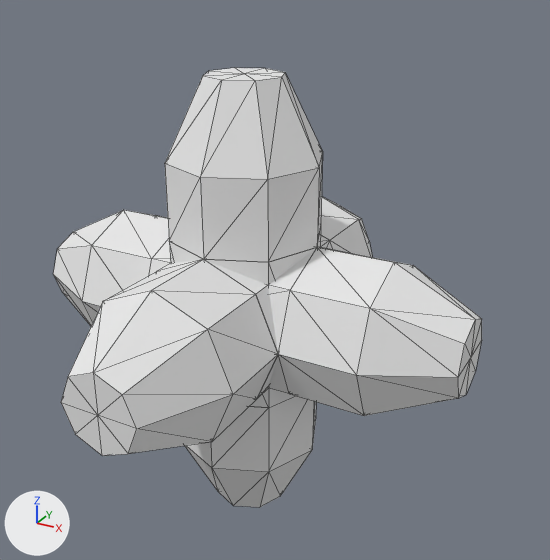
The OBJ model src/main/resources/assets/nyasamarailway/models/blocks/pillar_big.obj: old version first, new version second.
Camera for both pictures: a 50 mm lens placed at (19.0, -31.6, 17.5), pointed at (1.0, 1.1, 1.2). The lights are fixed; the arrows at lower left show +X, +Y and +Z. Mesh edges are drawn as thin lines. Where no turn or scale is listed for an object, it has been applied to the vertices.

Names of what the first picture shows: '00', '01', '1', '1e', '2', '2e', '3', '3e', '4', '4e', '5', '5e', '6', '6e'.
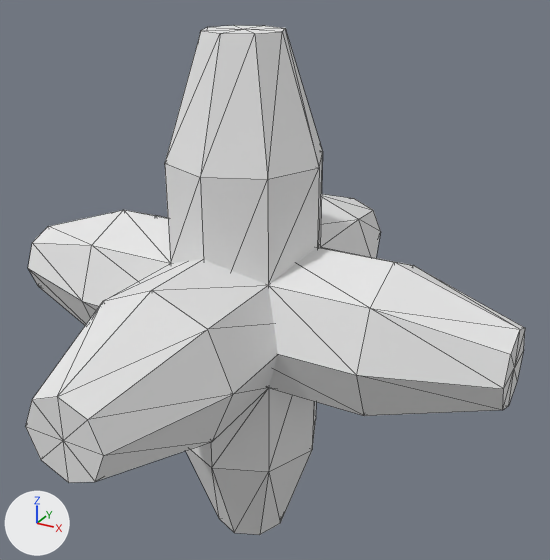
What differs and where, as boxes (x1, y1, x2, y2) in the pictures (550 x 560 px; the box of a moved part takes in the faces that stretch with it):
'6e', mesh rescaled (20% wider, 16% taller): before (61, 290, 233, 456); after (26, 290, 233, 483)
'2e', mesh rescaled (34% wider): before (357, 262, 482, 416); after (357, 262, 525, 416)
'4e', mesh rescaled (38% taller): before (165, 68, 323, 179); after (165, 25, 323, 179)
'4', reshaped: before (165, 152, 323, 262); after (165, 152, 323, 285)
'2', reshaped: before (278, 247, 410, 416); after (268, 247, 410, 416)
'3e', mesh rescaled: before (185, 446, 312, 508); after (186, 449, 312, 535)
'1e', mesh rescaled: before (53, 210, 123, 326); after (28, 210, 123, 325)
'00', reshaped (not visible afterwards): before (158, 235, 333, 399)
'5e', mesh rescaled: before (321, 196, 372, 257); after (321, 194, 381, 258)
part 1 of me_00, moved or reshaped (not visible afterwards): before (158, 235, 333, 399)
part 4 of me_2, moved or reshaped: before (280, 355, 364, 416); after (274, 354, 364, 416)
part 5 of me_2, moved or reshaped: before (317, 247, 394, 307); after (296, 247, 394, 308)
part 6 of me_2, moved or reshaped: before (278, 354, 362, 415); after (269, 370, 361, 415)
part 7 of me_2, moved or reshaped: before (278, 248, 370, 375); after (268, 264, 370, 375)
part 8 of me_2, moved or reshaped: before (323, 248, 410, 265); after (318, 247, 410, 265)
part 11 of me_4, moved or reshaped: before (200, 177, 268, 259); after (200, 177, 268, 271)
part 12 of me_4, moved or reshaped: before (317, 152, 323, 243); after (317, 152, 323, 247)
part 13 of me_4, moved or reshaped: before (165, 163, 203, 259); after (165, 163, 203, 263)
part 14 of me_4, moved or reshaped: before (204, 168, 319, 262); after (232, 168, 319, 285)
part 15 of me_4, moved or reshaped: before (317, 154, 323, 246); after (319, 155, 323, 247)
part 18 of me_6, moved or reshaped: before (213, 394, 256, 440); after (213, 388, 268, 440)
part 19 of me_6, moved or reshaped: before (152, 290, 255, 329); after (152, 285, 268, 329)
part 20 of me_6, moved or reshaped: before (104, 259, 255, 301); after (104, 259, 267, 301)
part 21 of me_6, moved or reshaped: before (208, 294, 278, 399); after (208, 286, 278, 394)
'01', unchanged, covered by the edit: before (169, 228, 321, 408)
'02', unchanged, covered by the edit: before (149, 239, 332, 394)

The change, as a diff of the scene's bpy script:
```diff
--- a/src/main/resources/assets/nyasamarailway/models/blocks/pillar_big.obj.py
+++ b/src/main/resources/assets/nyasamarailway/models/blocks/pillar_big.obj.py
@@ me_00 @@
-me_00.from_pydata(...)  # 18 vertices, 32 faces; spans x -4.0..4.0, y -4.0..4.0, z -4.0..4.0
+me_00.from_pydata(...)  # 14 vertices, 24 faces; spans x -4.0..4.0, y -4.0..4.0, z -4.0..4.0
+# me_00 part 1
+# 16 vertices are removed from x -4.0..4.0, y -4.0..4.0, z -4.0..4.0
+# 32 faces are deleted
+# 12 vertices are added at x -4.0..4.0, y -2.83..2.83, z -4.0..4.0
+# 24 new faces join them
+# me_00 part 2: the surface is now shaded smooth
 me_00.materials.append(mat_none_001)
@@ me_1e @@
 me_1e.from_pydata(...)  # 18 vertices, 32 faces; spans x -12.0..-8.0, y -4.0..4.0, z -4.0..4.0
+# me_1e part 3: the whole mesh is scaled about its middle by (1.5, 1, 1), then moved by (-1.0, 0.0, 0.0)
 me_1e.materials.append(mat_none)
@@ me_2 @@
 me_2.from_pydata(...)  # 18 vertices, 32 faces; spans x 4.0..8.0, y -4.0..4.0, z -4.0..4.0
+# me_2 part 4: the 1 vertex in x 4.0, y -4.0, z 0.0 is moved by (-4.0, 0.0, 0.0)
+# me_2 part 5: the 1 vertex in x 4.0, y 0.0, z 4.0 is moved by (-4.0, 0.0, 0.0)
+# me_2 part 6: the 1 vertex in x 4.0, y -2.83, z -2.83 is moved by (-1.17, 0.0, 0.0)
+# me_2 part 7: the 1 vertex in x 4.0, y -2.83, z 2.83 is moved by (-1.17, 0.0, 0.0)
+# me_2 part 8: the 1 vertex in x 4.0, y 2.83, z 2.83 is moved by (-1.17, 0.0, 0.0)
 me_2.materials.append(mat_none)
@@ me_2e @@
 me_2e.from_pydata(...)  # 18 vertices, 32 faces; spans x 8.0..12.0, y -4.0..4.0, z -4.0..4.0
+# me_2e part 9: the whole mesh is scaled about its middle by (1.5, 1, 1), then moved by (1.0, 0.0, 0.0)
 me_2e.materials.append(mat_none)
@@ me_3e @@
 me_3e.from_pydata(...)  # 18 vertices, 32 faces; spans x -4.0..4.0, y -4.0..4.0, z -12.0..-8.0
+# me_3e part 10: the whole mesh is scaled about its middle by (1, 1, 1.5), then moved by (0.0, 0.0, -1.0)
 me_3e.materials.append(mat_none)
@@ me_4 @@
 me_4.from_pydata(...)  # 18 vertices, 32 faces; spans x -4.0..4.0, y -4.0..4.0, z 4.0..8.0
+# me_4 part 11: the 1 vertex in x 0.0, y -4.0, z 4.0 is moved by (0.0, 0.0, -4.0)
+# me_4 part 12: the 1 vertex in x 4.0, y 0.0, z 4.0 is moved by (0.0, 0.0, -4.0)
+# me_4 part 13: the 1 vertex in x -2.83, y -2.83, z 4.0 is moved by (0.0, 0.0, -1.17)
+# me_4 part 14: the 1 vertex in x 2.83, y -2.83, z 4.0 is moved by (0.0, 0.0, -1.17)
+# me_4 part 15: the 1 vertex in x 2.83, y 2.83, z 4.0 is moved by (0.0, 0.0, -1.17)
 me_4.materials.append(mat_none)
@@ me_4e @@
 me_4e.from_pydata(...)  # 18 vertices, 32 faces; spans x -4.0..4.0, y -4.0..4.0, z 8.0..12.0
+# me_4e part 16: the whole mesh is scaled about its middle by (1, 1, 1.5), then moved by (0.0, 0.0, 1.0)
 me_4e.materials.append(mat_none)
@@ me_5e @@
 me_5e.from_pydata(...)  # 18 vertices, 32 faces; spans x -4.0..4.0, y 8.0..12.0, z -4.0..4.0
+# me_5e part 17: the whole mesh is scaled about its middle by (1, 1.5, 1), then moved by (0.0, 1.0, 0.0)
 me_5e.materials.append(mat_none)
@@ me_6 @@
 me_6.from_pydata(...)  # 18 vertices, 32 faces; spans x -4.0..4.0, y -8.0..-4.0, z -4.0..4.0
+# me_6 part 18: the 1 vertex in x 2.83, y -4.0, z -2.83 is moved by (0.0, 1.17, 0.0)
+# me_6 part 19: the 1 vertex in x 2.83, y -4.0, z 2.83 is moved by (0.0, 1.17, 0.0)
+# me_6 part 20: the 1 vertex in x 0.0, y -4.0, z 4.0 is moved by (0.0, 4.0, 0.0)
+# me_6 part 21: the 1 vertex in x 4.0, y -4.0, z 0.0 is moved by (0.0, 4.0, 0.0)
 me_6.materials.append(mat_none)
@@ me_6e @@
 me_6e.from_pydata(...)  # 18 vertices, 32 faces; spans x -4.0..4.0, y -12.0..-8.0, z -4.0..4.0
+# me_6e part 22: the whole mesh is scaled about its middle by (1, 1.5, 1), then moved by (0.0, -1.0, 0.0)
 me_6e.materials.append(mat_none)
```
